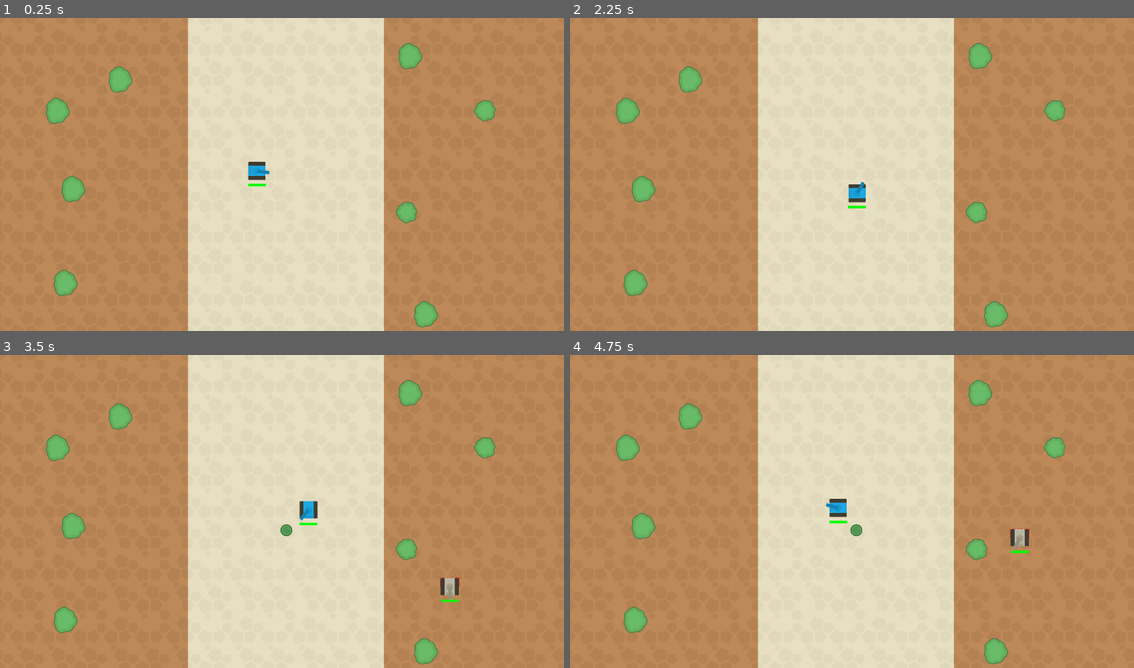
Above: before the commit, frames 1-4 (two rows, left to right).
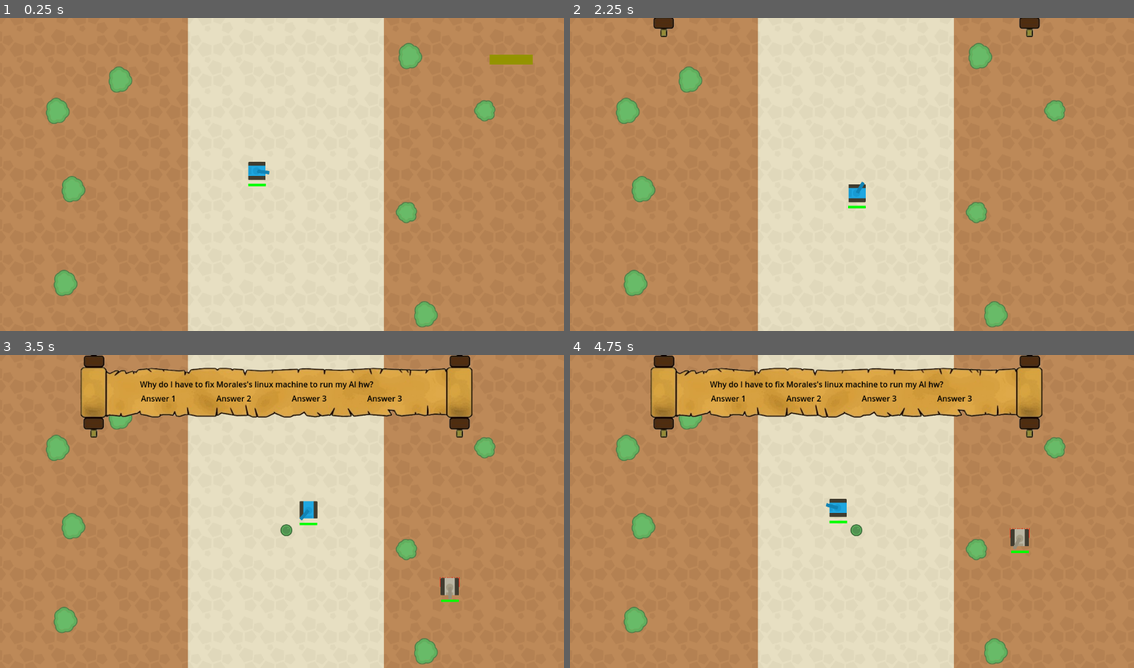
Above: after the commit, the same moments.

Repository: Thaysen01/Explosive-Learning-Capstone-1
Game: Godot game, scene res://Main.tscn
Two runs of this game, one before a commit and one after it. Both use one fixed random seed, a clock stepped at 60 frames per second and the inputs below.
Inputs (mouse positions are in pixels of both pictures, inside the frame that each line leads up to):
- Up to frame 1 (0.25 s): no input
- Up to frame 2 (2.25 s): tap Enter at 0.5 s; move the mouse to (976, 158) at 0.52 s; hold D (right) 0.53-1.28 s; click (976, 158) at 0.6 s; move the mouse to (739, 190) at 1.27 s; hold S (down) 1.28-2.03 s; click (739, 190) at 1.35 s; move the mouse to (908, 105) at 2.02 s; hold D (right) from 2.03 s (still down); right-click (908, 105) at 2.1 s
- Up to frame 3 (3.5 s): click (338, 442) at 2.3 s; move the mouse to (253, 574) at 2.77 s; release D (right) at 2.78 s; hold W (up) from 2.78 s (still down); tap X (spawn) at 2.85 s; click (253, 574) at 3.05 s
- Up to frame 4 (4.75 s): move the mouse to (1021, 558) at 3.52 s; release W (up) at 3.53 s; hold A (left) from 3.53 s (still down); click (1021, 558) at 3.6 s; move the mouse to (682, 464) at 4.27 s; click (682, 464) at 4.35 s

The runs differ from the first frame. In frame 1, 0.2% of the frame differs, in the area x 86-95%, y 11-15%; in frame 2, 0.3%; in frame 3, 11%, in the area x 14-84%, y 0-27%; in frame 4, 11%.

Commit message:
Added banner dropdown on timer countdown

Diff:
--- a/Main.tscn
+++ b/Main.tscn
@@ -1,7 +1,8 @@
-[gd_scene load_steps=3 format=3 uid="uid://bm76hgqs7iqgx"]
+[gd_scene load_steps=4 format=3 uid="uid://bm76hgqs7iqgx"]
 
 [ext_resource type="Script" path="res://Main.gd" id="1_b2o4i"]
 [ext_resource type="PackedScene" uid="uid://b5esocitpx2a0" path="res://map/tile_map.tscn" id="2_v43ny"]
+[ext_resource type="PackedScene" uid="uid://d2jksevmm4q8i" path="res://questionbanner/banner.tscn" id="3_1862n"]
 
 [node name="Main" type="Node2D"]
 editor_description = "Known bug
@@ -24,3 +25,5 @@
 
 [node name="Marker4" type="Marker2D" parent="Spawn"]
 position = Vector2(912, 146)
+
+[node name="Banner" parent="." instance=ExtResource("3_1862n")]
--- /dev/null
+++ b/questionbanner/banner.gd
@@ -0,0 +1,11 @@
+extends Node2D
+
+
+# Called when the node enters the scene tree for the first time.
+func _ready():
+	pass # Replace with function body.
+
+
+# Called every frame. 'delta' is the elapsed time since the previous frame.
+func _process(delta):
+	pass
--- /dev/null
+++ b/questionbanner/banner.tscn
@@ -0,0 +1,122 @@
+[gd_scene load_steps=17 format=3 uid="uid://d2jksevmm4q8i"]
+
+[ext_resource type="Texture2D" uid="uid://dkvkeiafkvt4r" path="res://assets/banner.png" id="1_6g3ul"]
+[ext_resource type="Script" path="res://questionbanner/banner.gd" id="1_wvg3r"]
+[ext_resource type="Script" path="res://questionbanner/bannerImage.gd" id="2_ojxus"]
+[ext_resource type="Script" path="res://questionbanner/line2D.gd" id="3_7mxs3"]
+
+[sub_resource type="Theme" id="Theme_1do78"]
+Label/colors/font_color = Color(0, 0, 0, 1)
+
+[sub_resource type="StyleBoxEmpty" id="StyleBoxEmpty_gcc1h"]
+
+[sub_resource type="StyleBoxEmpty" id="StyleBoxEmpty_rnpbg"]
+
+[sub_resource type="StyleBoxEmpty" id="StyleBoxEmpty_fcrw6"]
+
+[sub_resource type="StyleBoxEmpty" id="StyleBoxEmpty_l1ghr"]
+
+[sub_resource type="StyleBoxEmpty" id="StyleBoxEmpty_7c8jl"]
+
+[sub_resource type="StyleBoxEmpty" id="StyleBoxEmpty_uxjib"]
+
+[sub_resource type="StyleBoxEmpty" id="StyleBoxEmpty_e13ax"]
+
+[sub_resource type="Theme" id="Theme_ytgwu"]
+ItemList/colors/font_color = Color(0, 0, 0, 1)
+ItemList/colors/font_hovered_color = Color(0.227451, 0.227451, 0.227451, 1)
+ItemList/colors/font_outline_color = Color(1, 1, 1, 0)
+ItemList/colors/font_selected_color = Color(0.282353, 0.317647, 0.121569, 1)
+ItemList/colors/guide_color = Color(0.701961, 0.701961, 0.701961, 0)
+ItemList/styles/cursor = SubResource("StyleBoxEmpty_gcc1h")
+ItemList/styles/cursor_unfocused = SubResource("StyleBoxEmpty_rnpbg")
+ItemList/styles/focus = SubResource("StyleBoxEmpty_fcrw6")
+ItemList/styles/hovered = SubResource("StyleBoxEmpty_l1ghr")
+ItemList/styles/panel = SubResource("StyleBoxEmpty_7c8jl")
+ItemList/styles/selected = SubResource("StyleBoxEmpty_uxjib")
+ItemList/styles/selected_focus = SubResource("StyleBoxEmpty_e13ax")
+
+[sub_resource type="Animation" id="Animation_it7gw"]
+resource_name = "Countdown"
+
+[sub_resource type="Animation" id="Animation_10rcx"]
+resource_name = "slide_down"
+step = 0.5
+tracks/0/type = "value"
+tracks/0/imported = false
+tracks/0/enabled = true
+tracks/0/path = NodePath("bannerImage:position")
+tracks/0/interp = 1
+tracks/0/loop_wrap = true
+tracks/0/keys = {
+"times": PackedFloat32Array(0, 1),
+"transitions": PackedFloat32Array(1, 1),
+"update": 0,
+"values": [Vector2(155, -229), Vector2(155, -56)]
+}
+
+[sub_resource type="AnimationLibrary" id="AnimationLibrary_27kyf"]
+_data = {
+"Countdown": SubResource("Animation_it7gw"),
+"slide_down": SubResource("Animation_10rcx")
+}
+
+[node name="Banner" type="Node2D"]
+script = ExtResource("1_wvg3r")
+
+[node name="bannerImage" type="TextureRect" parent="."]
+offset_left = 155.0
+offset_top = -229.0
+offset_right = 975.0
+offset_bottom = 1.0
+texture = ExtResource("1_6g3ul")
+script = ExtResource("2_ojxus")
+
+[node name="VBoxContainer" type="VBoxContainer" parent="bannerImage"]
+layout_mode = 0
+offset_left = 131.0
+offset_top = 104.0
+offset_right = 769.0
+offset_bottom = 234.0
+
+[node name="Question" type="Label" parent="bannerImage/VBoxContainer"]
+layout_mode = 2
+theme = SubResource("Theme_1do78")
+text = "Why do I have to fix Morales's linux machine to run my AI hw?"
+
+[node name="ItemList" type="ItemList" parent="bannerImage/VBoxContainer"]
+layout_mode = 2
+size_flags_vertical = 3
+size_flags_stretch_ratio = 5.77
+theme = SubResource("Theme_ytgwu")
+item_count = 4
+max_columns = 4
+same_column_width = true
+fixed_column_width = 150
+item_0/text = "Answer 1"
+item_1/text = "Answer 2"
+item_2/text = "Answer 3"
+item_3/text = "Answer 3"
+
+[node name="AnimationPlayer" type="AnimationPlayer" parent="bannerImage"]
+root_node = NodePath("../..")
+libraries = {
+"": SubResource("AnimationLibrary_27kyf")
+}
+
+[node name="Line2D" type="Line2D" parent="."]
+position = Vector2(1000, 85)
+scale = Vector2(8.83, 1)
+points = PackedVector2Array(0, 0, 10, 0)
+width = 20.0
+default_color = Color(0.580392, 0.576471, 0, 1)
+script = ExtResource("3_7mxs3")
+
+[node name="lineTimer" type="Timer" parent="Line2D"]
+process_callback = 0
+
+[connection signal="item_clicked" from="bannerImage/VBoxContainer/ItemList" to="bannerImage" method="_on_item_list_item_clicked"]
+[connection signal="item_selected" from="bannerImage/VBoxContainer/ItemList" to="bannerImage" method="_on_item_list_item_selected"]
+[connection signal="animation_finished" from="bannerImage/AnimationPlayer" to="bannerImage" method="_on_animation_player_animation_finished"]
+[connection signal="_time_to_die" from="Line2D" to="bannerImage" method="_on_line_2d__time_to_die"]
+[connection signal="timeout" from="Line2D/lineTimer" to="Line2D" method="_on_line_timer_timeout"]
--- /dev/null
+++ b/questionbanner/bannerImage.gd
@@ -0,0 +1,25 @@
+extends TextureRect
+
+@onready var animator = $AnimationPlayer
+
+func _lower_banner():
+	animator.play("slide_down");
+
+
+func _on_line_2d__time_to_die():
+	print("reached time to die");
+	_lower_banner();
+
+
+func _on_slide_down_timer_timeout():
+	_lower_banner();
+
+
+func _on_animation_player_animation_finished(anim_name):
+	animator.stop(true);
+
+
+func _on_item_list_item_clicked(index, at_position, mouse_button_index):
+	await get_tree().create_timer(1).timeout;
+	print("selected");
+	animator.play_backwards("slide_down",-1);
--- /dev/null
+++ b/questionbanner/line2D.gd
@@ -0,0 +1,23 @@
+extends Line2D
+
+signal _time_to_die;
+
+func _ready():
+	$lineTimer.start();
+
+func _decrease():
+	points[1].x -= 5;
+
+func _is_die():
+	return points[1].x == 0;
+
+func _on_timer_timeout():
+	pass
+
+
+
+func _on_line_timer_timeout():
+	_decrease();
+	if(_is_die()):
+		emit_signal("_time_to_die");
+		$lineTimer.stop();
Binary file added: assets/banner.png
Not shown, added: assets/banner.png.import
